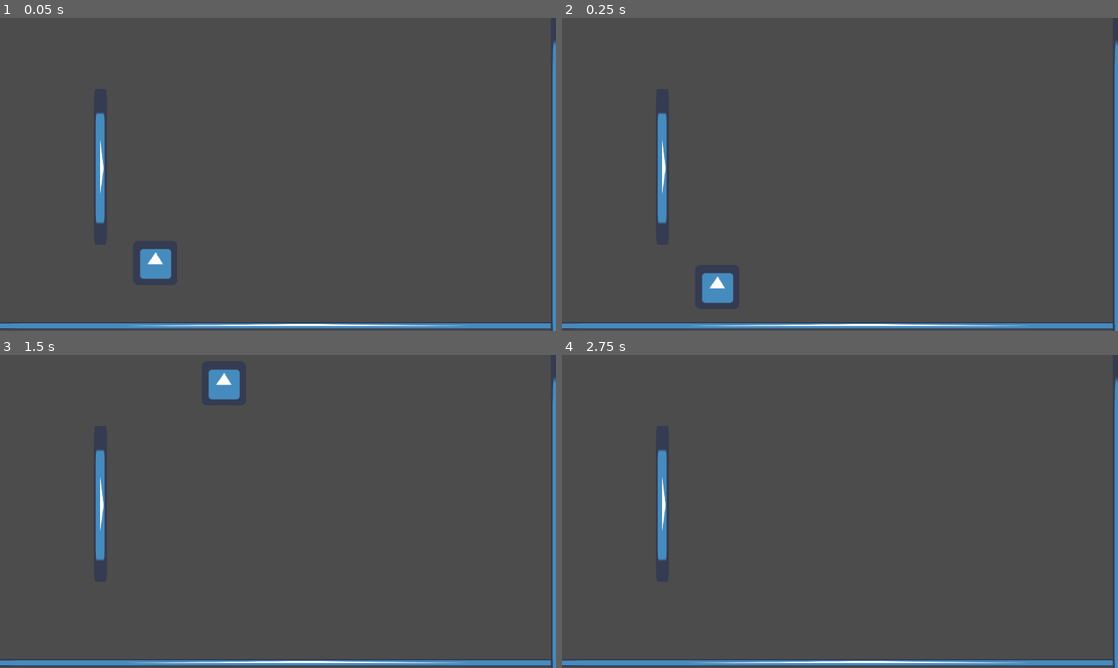
Above: before the commit, frames 1-4 (two rows, left to right).
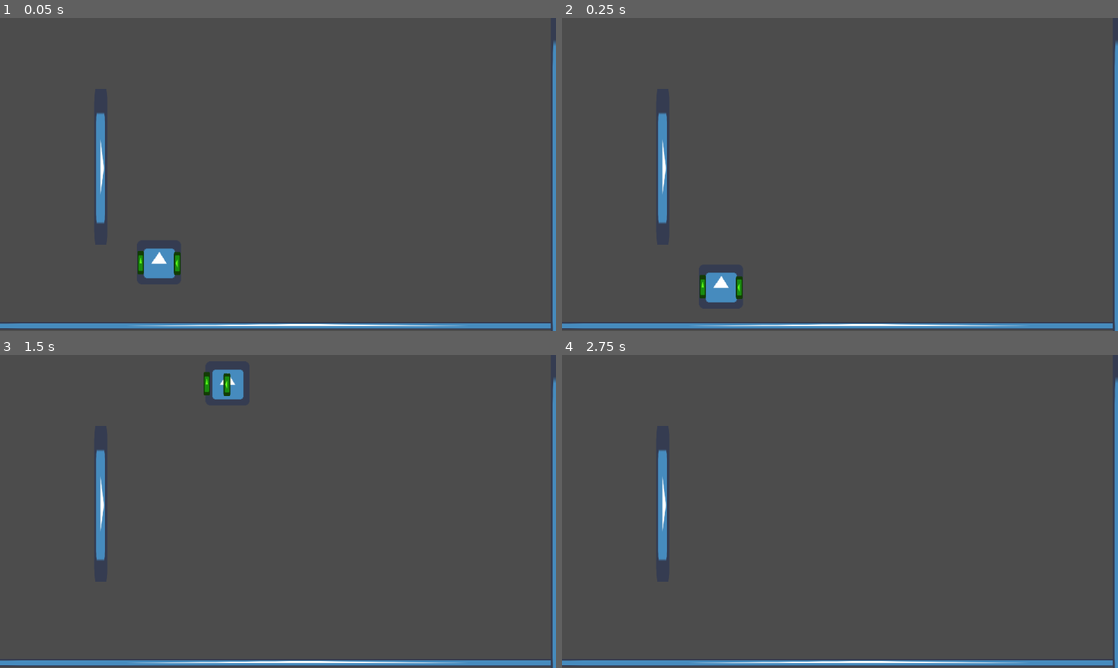
Above: after the commit, the same moments.

Repository: Hexanix/Flighter
Game: Godot game, scene res://Scenes/Main.tscn
Same seed, same stepped clock (60 frames per second), same inputs: the game is played once before the commit and once after it. The engine's default icon, where the game draws it, is replaced by a stand-in: a white triangle on a blue panel in a dark square.
Inputs:
- Up to frame 1 (0.05 s): no input
- Up to frame 2 (0.25 s): no input
- Up to frame 3 (1.5 s): hold Right (ui_right) 0.53-1.28 s; tap Z (wingflap) at 0.6, 0.77, 1.07 s; hold Left (ui_left) from 1.28 s (still down); tap Space (dash) at 1.35 s
- Up to frame 4 (2.75 s): tap Z (wingflap) at 1.52, 1.55, 1.82, 2.1 s; tap Enter at 2 s; release Left (ui_left) at 2.03 s; hold Right (ui_right) from 2.03 s (still down)

The runs differ from the first frame. In frame 1, 0.5% of the frame differs, in the area x 17-33%, y 30-84%; in frame 2, 0.5%; in frame 3, 0.5%, in the area x 17-44%, y 4-66%; in frame 4, 0.2%.

Commit message:
Area to Area
Separated collision, added cling fun ctionality

bug with the order of states.
Need to find a way to include the Cling state in the loop

Diff:
--- a/Scenes/Main.tscn
+++ b/Scenes/Main.tscn
@@ -1,5 +1,6 @@
-[gd_scene load_steps=8 format=2]
+[gd_scene load_steps=9 format=2]
 
+[ext_resource path="res://Scripts/Areas/AreaCling.gd" type="Script" id=1]
 [ext_resource path="res://Scenes/Player.tscn" type="PackedScene" id=2]
 [ext_resource path="res://Scripts/Terrain/Ground.gd" type="Script" id=3]
 [ext_resource path="res://icon.png" type="Texture" id=4]
@@ -9,7 +10,7 @@
 extents = Vector2( 611.408, 12.928 )
 
 [sub_resource type="RectangleShape2D" id=2]
-extents = Vector2( 195.856, 2.43494 )
+extents = Vector2( 195.921, 2.43494 )
 
 [sub_resource type="RectangleShape2D" id=3]
 extents = Vector2( 98.5602, 16.3291 )
@@ -19,7 +20,7 @@
 [node name="World" type="Node2D" parent="."]
 
 [node name="playerNode" parent="World" instance=ExtResource( 2 )]
-position = Vector2( 446.914, 700.428 )
+position = Vector2( 457.642, 699.014 )
 scale = Vector2( 1.98438, 1.98438 )
 
 [node name="Floor" type="StaticBody2D" parent="World"]
@@ -42,7 +43,7 @@
 rotation = 1.57079
 scale = Vector2( 2.24363, 1.17188 )
 collision_layer = 16
-collision_mask = 3
+collision_mask = 2147483649
 script = ExtResource( 5 )
 
 [node name="CollisionShape2D" type="CollisionShape2D" parent="World/RightWall"]
@@ -53,19 +54,22 @@
 scale = Vector2( 8.58358, 0.509759 )
 texture = ExtResource( 4 )
 
-[node name="Area2D" type="Area2D" parent="World/RightWall"]
+[node name="AreaCling" type="Area2D" parent="World/RightWall"]
+position = Vector2( 3.05176e-05, -14.5066 )
+collision_layer = 32
+collision_mask = 2147483650
+script = ExtResource( 1 )
 
-[node name="CollisionShape2D" type="CollisionShape2D" parent="World/RightWall/Area2D"]
+[node name="CollisionShape2D" type="CollisionShape2D" parent="World/RightWall/AreaCling"]
 modulate = Color( 0.368627, 1, 0.0823529, 1 )
-position = Vector2( -78.0981, 9.88953 )
+position = Vector2( -77.2343, 25.1498 )
 shape = SubResource( 2 )
 
 [node name="LeftWall" type="StaticBody2D" parent="World"]
-position = Vector2( 284.963, 156.051 )
+position = Vector2( 285.963, 156.051 )
 rotation = 1.57079
 scale = Vector2( 2.24363, 1.17188 )
 collision_layer = 16
-collision_mask = 3
 script = ExtResource( 5 )
 
 [node name="Sprite" type="Sprite" parent="World/LeftWall"]
--- a/Scenes/Player.tscn
+++ b/Scenes/Player.tscn
@@ -22,27 +22,47 @@
 texture = ExtResource( 2 )
 
 [node name="BodyShape" type="CollisionShape2D" parent="playerBody"]
-position = Vector2( 0.0562897, 0.239925 )
+position = Vector2( -0.31797, 0.239925 )
 scale = Vector2( 1, 3.07692 )
 shape = SubResource( 1 )
 
 [node name="RightArea" type="Area2D" parent="playerBody"]
 collision_layer = 2
-collision_mask = 16
+collision_mask = 2147483682
 
 [node name="RightShape" type="CollisionShape2D" parent="playerBody/RightArea"]
 modulate = Color( 0.368627, 1, 0.0823529, 1 )
-position = Vector2( 27.1931, 1.37685 )
+position = Vector2( 27.0442, 1.27513 )
 rotation = 4.71238
 shape = SubResource( 2 )
 
+[node name="Sprite" type="Sprite" parent="playerBody/RightArea/RightShape"]
+position = Vector2( -0.360418, -0.578659 )
+scale = Vector2( 0.513864, 0.154782 )
+texture = ExtResource( 2 )
+__meta__ = {
+"_edit_lock_": true
+}
+
 [node name="LeftArea" type="Area2D" parent="playerBody"]
 collision_layer = 2
-collision_mask = 16
+collision_mask = 34
 
 [node name="LeftShape" type="CollisionShape2D" parent="playerBody/LeftArea"]
 modulate = Color( 0.368627, 1, 0.0823529, 1 )
-position = Vector2( -26.6043, 0.336157 )
+position = Vector2( -26.8025, 0.327633 )
 shape = SubResource( 3 )
+
+[node name="Sprite" type="Sprite" parent="playerBody/LeftArea/LeftShape"]
+position = Vector2( 0.176773, -2.65837e-05 )
+scale = Vector2( 0.143738, 0.524913 )
+texture = ExtResource( 2 )
+__meta__ = {
+"_edit_lock_": true
+}
+[connection signal="area_entered" from="playerBody/RightArea" to="playerBody" method="_on_RightArea_area_entered"]
+[connection signal="area_exited" from="playerBody/RightArea" to="playerBody" method="_on_RightArea_area_exited"]
 [connection signal="body_entered" from="playerBody/RightArea" to="playerBody" method="_on_RightArea_body_entered"]
+[connection signal="area_entered" from="playerBody/LeftArea" to="playerBody" method="_on_LeftArea_area_entered"]
+[connection signal="area_exited" from="playerBody/LeftArea" to="playerBody" method="_on_LeftArea_area_exited"]
 [connection signal="body_entered" from="playerBody/LeftArea" to="playerBody" method="_on_LeftArea_body_entered"]
--- /dev/null
+++ b/Scripts/Areas/AreaCling.gd
@@ -0,0 +1,22 @@
+extends Area2D
+
+#onready var groupsTerrain = get_node("/root/groupsTerrainType")
+onready var groupsTerrainArea = get_node("/root/groupsTerrainArea")
+
+#Area-specific variables
+export var slipFactor = 0
+
+func group_adding():
+	#WallCling
+	add_to_group(groupsTerrainArea.WALL_CLING)
+	pass
+
+func _ready():
+	#Add to groups
+	group_adding()
+
+	pass
+
+func _process(delta):
+
+	pass
--- a/Scripts/PlayerBody.gd
+++ b/Scripts/PlayerBody.gd
@@ -18,6 +18,9 @@
 
 var speedHorizontal = 5000
 var speedVertical = 100000
+
+#Bools
+var is_clinging = false
 
 #World Variables
 export var frict = 0.6
@@ -46,6 +49,27 @@
 var currentMoveState
 var currentActionState
 
+#Function which sets the position of Area2D side to the edge of PlayerBody
+func areaClingHandle():
+	var areaBodyLeft = get_node("LeftArea/LeftShape")
+	var areaBodyRight = get_node("RightArea/RightShape")
+	var playerBody = get_node("BodyShape")
+
+	if Input.is_action_pressed("ui_right"):
+		areaBodyRight.position.x = playerBody.position.x + 30
+		pass
+	elif Input.is_action_just_released("ui_right"):
+		areaBodyRight.position.x = playerBody.position.x
+		pass
+
+	if Input.is_action_just_pressed("ui_left"):
+		areaBodyLeft.position.x = playerBody.position.x - 30
+		pass
+	elif Input.is_action_just_released("ui_left"):
+		areaBodyLeft.position.x = playerBody.position.x
+		pass
+
+
 #System functions
 func _ready():
 	#Movement units are multiplied by 1000 to use with delta#
@@ -78,6 +102,10 @@
 
 #Custom functions
 func input_handle():
+
+	#HANDLE AREAS
+	areaClingHandle()
+
 	#Check state and determine calculations
 	#DASH
 	if Input.is_action_just_pressed("dash"):
@@ -110,25 +138,26 @@
 		if Input.is_action_just_pressed("wingflap"):
 				velocityToAdd.y = 0
 				velocityToAdd.y += flapPower
+
 	#WALL_CLING
 	elif currentMoveState == stateMovement.wall_cling:
-		if Input.is_action_just_pressed("wingflap"):
-			velocityToAdd.y += flapPower/2
-
-
-	pass
-
-#Checks in proccess if states should be changed
+		pass
+
+#Checks in proccess if states should be changed due to PlayerBody interactions
 func state_handle():
 	#If it is not changed, it stays in the air.
 	if velocityDash.x != 0 or velocityDash.y != 0:
 		currentMoveState = stateMovement.dash
 		pass
 
-	if velocity.x != 0:
-		currentMoveState = stateMovement.moving_air
-	else:
-		currentMoveState = stateMovement.idle_air
+	#Set initial state to airborne
+	if velocity.y != 0 and currentMoveState != stateMovement.wall_cling:
+		if velocity.x != 0:
+			currentMoveState = stateMovement.moving_air
+		else:
+			currentMoveState = stateMovement.idle_air
+			pass
+
 		pass
 
 	#Check if colliding with any terrain
@@ -149,15 +178,11 @@
 				pass
 
 		#WALL
-		elif currentCollider.is_in_group(groupsTerrain.WALL):
-			#Get wall's slipperiness
-			velocity.y = currentCollider.slipFactor
-
-			currentMoveState = stateMovement.wall_cling
-			return
+		elif currentMoveState == stateMovement.wall_cling:
+			print("woa")
+			velocity.y = 0
+			velocityToAdd.y = 0
 			pass
-		pass
-		#If nothing returns, obviously mid-air.
 	pass
 
 #Friction handle
@@ -193,11 +218,14 @@
 #	- Gravity
 func natural_forces_handle(moveState):
 	#Add Gravity. Number dividing represents how slowly gravity will stack.
-	velocity.y += gravity/7
+	velocityToAdd.y += gravity/7
 
 	#If correct state, check rubberband force
 	if moveState == stateMovement.moving_ground:
 		friction_handle()
+	elif moveState == stateMovement.wall_cling:
+		velocity.y = 0
+		velocityToAdd.y = 0
 
 	pass
 
@@ -208,6 +236,7 @@
 
 	#State handler
 	state_handle()
+	print(currentMoveState)
 
 	#Handle rubberbanding of movement
 	natural_forces_handle(currentMoveState)
@@ -235,12 +264,42 @@
 	pass
 
 #SIGNALS
-func _on_RightArea_body_entered(_body):
-	print("right")
-	pass
-
-
-
-func _on_LeftArea_body_entered(_body):
-	print("left")
-	pass
+
+#Checks in proccess if states should be changed due to AREA interactions
+#Area-On-Area collision handling
+
+#Switch state and change is_clinging bool (might be obsolete)
+func _on_RightArea_area_entered(area):
+
+	if area.is_in_group(groupsTerrainArea.WALL_CLING):
+		print("right")
+		#velocity.y = area.slipFactor
+		currentMoveState = stateMovement.wall_cling
+		is_clinging = true
+		pass
+
+func _on_LeftArea_area_exited(area):
+
+	if area.is_in_group(groupsTerrainArea.WALL_CLING):
+		print("off-left")
+
+		currentMoveState = stateMovement.idle_air
+		is_clinging = false
+		pass # Replace with function body.
+
+func _on_LeftArea_area_entered(area):
+	if area.is_in_group(groupsTerrainArea.WALL_CLING):
+		print("left")
+		#velocity.y = area.slipFactor
+		currentMoveState = stateMovement.wall_cling
+		is_clinging = true
+		pass
+
+func _on_RightArea_area_exited(area):
+	if area.is_in_group(groupsTerrainArea.WALL_CLING):
+		print("off-right")
+		#velocity.y = area.slipFactor
+
+		currentMoveState = stateMovement.idle_air
+		is_clinging = false
+		pass # Replace with function body.
--- a/Scripts/Terrain/Wall.gd
+++ b/Scripts/Terrain/Wall.gd
@@ -2,10 +2,6 @@
 
 onready var groupsTerrain = get_node("/root/groupsTerrainType")
 onready var groupsTerrainArea = get_node("/root/groupsTerrainArea")
-
-
-#Terrain-specific variables
-export var slipFactor = 0
 
 
 func group_adding():
--- a/project.godot
+++ b/project.godot
@@ -47,3 +47,4 @@
 2d_physics/layer_1="Characters"
 2d_physics/layer_2="PlayerAreas"
 2d_physics/layer_5="Terrain"
+2d_physics/layer_6="TerrainAreas"
